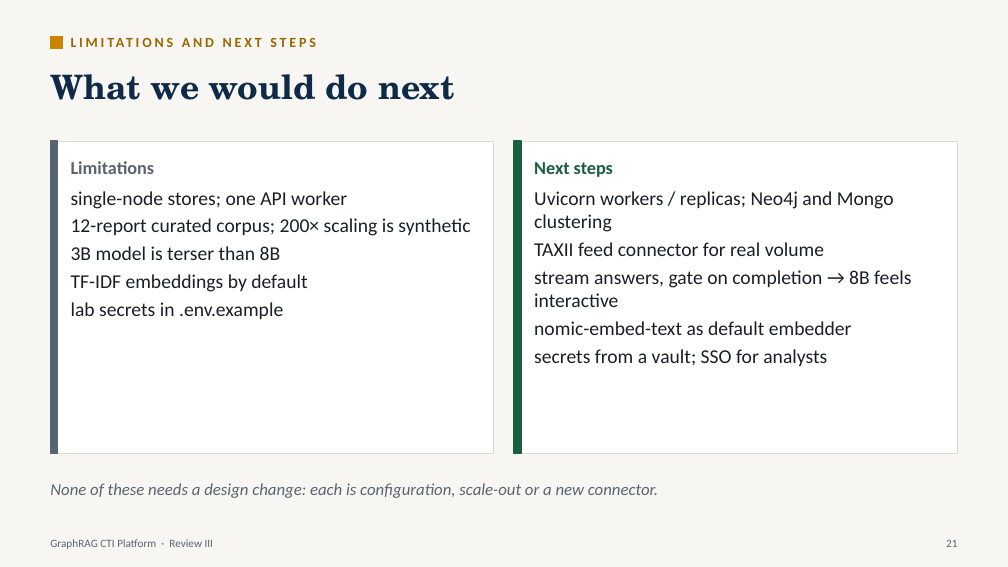
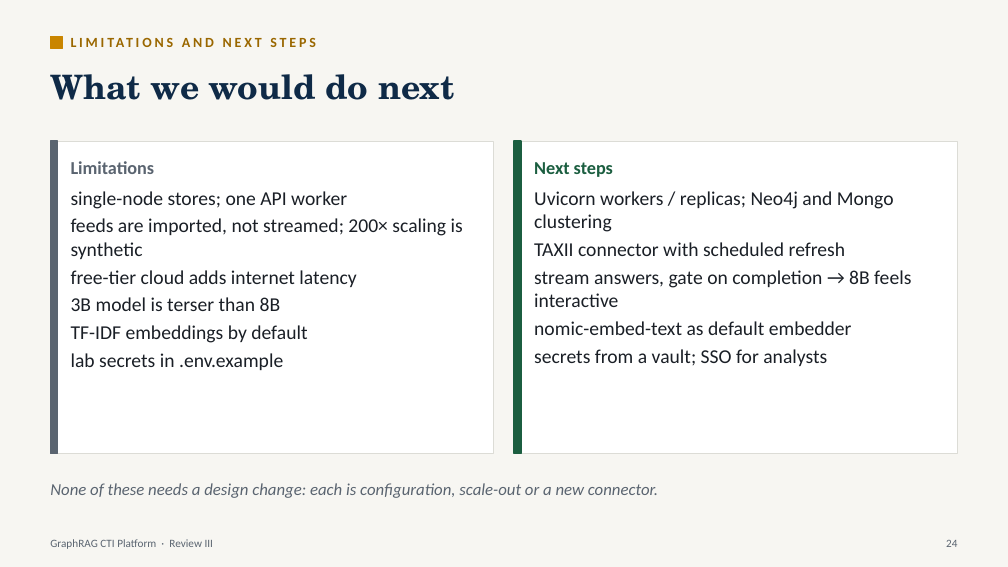
Before and after one commit to Shivansharmaaaa/graphrag, a slide deck: slide 24 of review3/Presentation_GraphRAG_CTI_Platform.pptx (slide 21 before the commit). Drawn at 1008x567 pixels with LibreOffice and Linux fonts; fonts in the diff are those of the drawing. Boxes give left, top, right and bottom in pixels: in the first picture for what was removed or moved away, otherwise in the second. Text is boxed around its words. In the diff, an @@ line names an element or a change of style, - is before the commit and + after.

```diff
--- a/review3/Presentation_GraphRAG_CTI_Platform.pptx
+++ b/review3/Presentation_GraphRAG_CTI_Platform.pptx
@@ text at (71, 218, 463, 287): text changed @@
-12-report curated corpus; 200× scaling is synthetic
+feeds are imported, not streamed; 200× scaling is synthetic
+free-tier cloud adds internet latency
@@ text at (534, 242, 845, 256): text changed @@
-TAXII feed connector for real volume
+TAXII connector with scheduled refresh
@@ text at (946, 540, 957, 547): text changed @@
-21
+24
```
Also in this commit, not shown: 17 other slides changed, 3 slides added, 24 other files.
